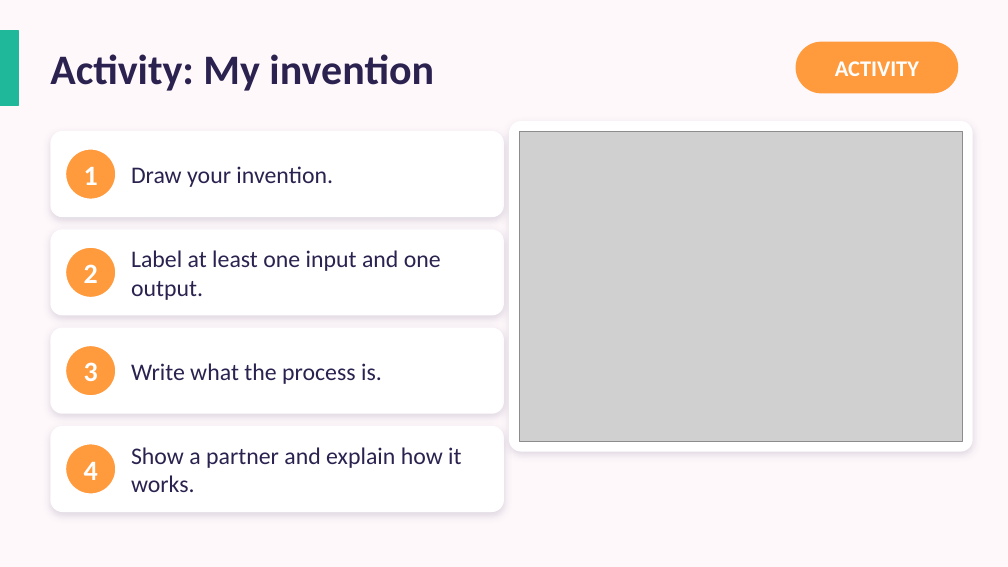
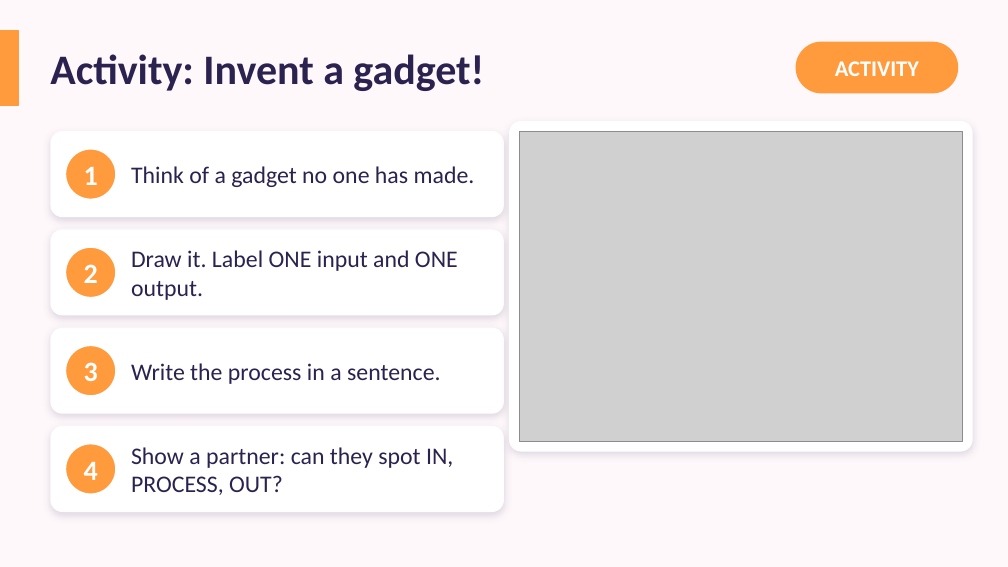
Before and after one commit to abualrif22-glitch/NBC, a slide deck: slide 14 of resources/Year-3/Y3 Unit summary - Connecting Computers.pptx (slide 24 before the commit). Drawn at 1008x567 pixels with LibreOffice and Linux fonts; fonts in the diff are those of the drawing; grey boxes stand for pictures. Boxes give left, top, right and bottom in pixels: in the first picture for what was removed or moved away, otherwise in the second. Text is boxed around its words. In the diff, an @@ line names an element or a change of style, - is before the commit and + after.

```diff
--- a/resources/Year-3/Y3 Unit summary - Connecting Computers.pptx
+++ b/resources/Year-3/Y3 Unit summary - Connecting Computers.pptx
@@ rectangle at [0,30,18,106]: fill #1FB89A to #FF9A3D; outline #1FB89A 1 pt to #FF9A3D 1 pt @@
@@ text at [50,54,484,91]: text changed @@
-Activity: My invention
+Activity: Invent a gadget!
@@ text at [131,166,475,187]: text changed @@
-Draw your invention.
+Think of a gadget no one has made.
@@ text at [131,250,458,300]: text changed @@
-Label at least one input and one output.
+Draw it. Label ONE input and ONE output.
@@ text at [131,363,441,384]: text changed @@
-Write what the process is.
+Write the process in a sentence.
@@ text at [131,447,453,495]: text changed @@
-Show a partner and explain how it works.
+Show a partner: can they spot IN, PROCESS, OUT?
```
Also in this commit, not shown: 14 other slides changed, 15 slides added, 68 slides removed, 1 other file.
